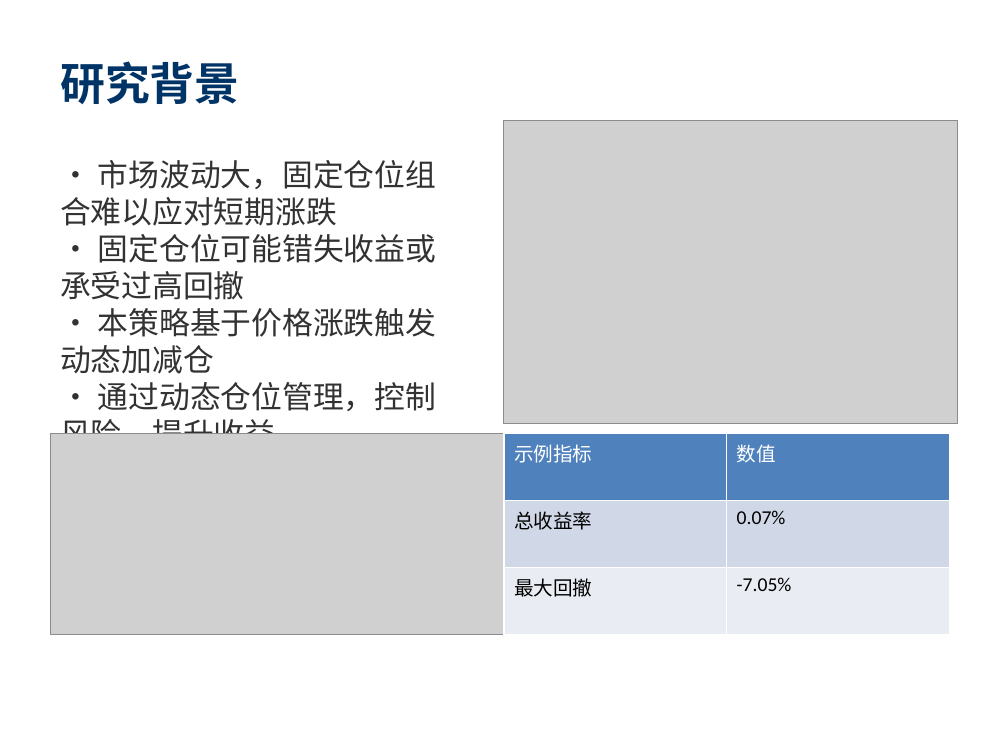
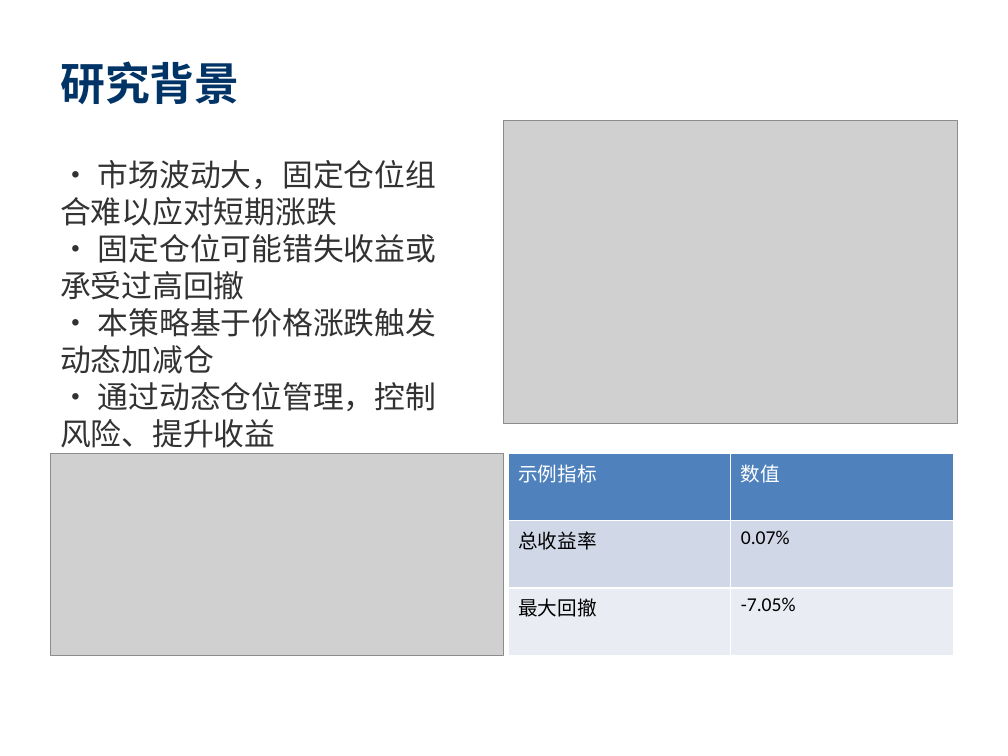
Before and after one commit to pingli-ppt/Intro_to_Dase_Liping, a slide deck: slide 2 of 大作业李萍10245501424/quant_strategy_ppt.pptx. Drawn at 1008x756 pixels with LibreOffice and Linux fonts; fonts in the diff are those of the drawing; grey boxes stand for pictures. Boxes give left, top, right and bottom in pixels: in the first picture for what was removed or moved away, otherwise in the second. Text is boxed around its words. In the diff, an @@ line names an element or a change of style, - is before the commit and + after.

```diff
--- a/大作业李萍10245501424/quant_strategy_ppt.pptx
+++ b/大作业李萍10245501424/quant_strategy_ppt.pptx
@@ picture: place and size @@
-picture at (50,433,504,635)
+picture at (50,454,504,655)
@@ table: place and size @@
-table at (504,433,950,635)
+table at (508,454,954,655)
```
Also in this commit, not shown: 2 other slides changed, 3 slides added, 1 slide removed, 4 other files.
